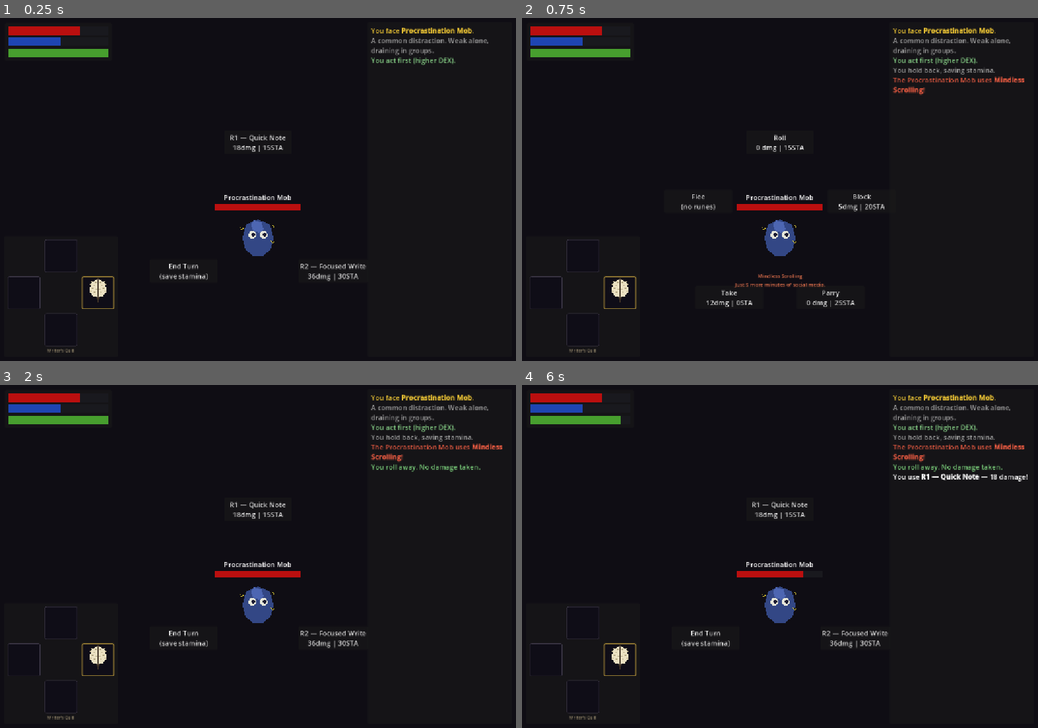
Above: before the commit, frames 1-4 (two rows, left to right).
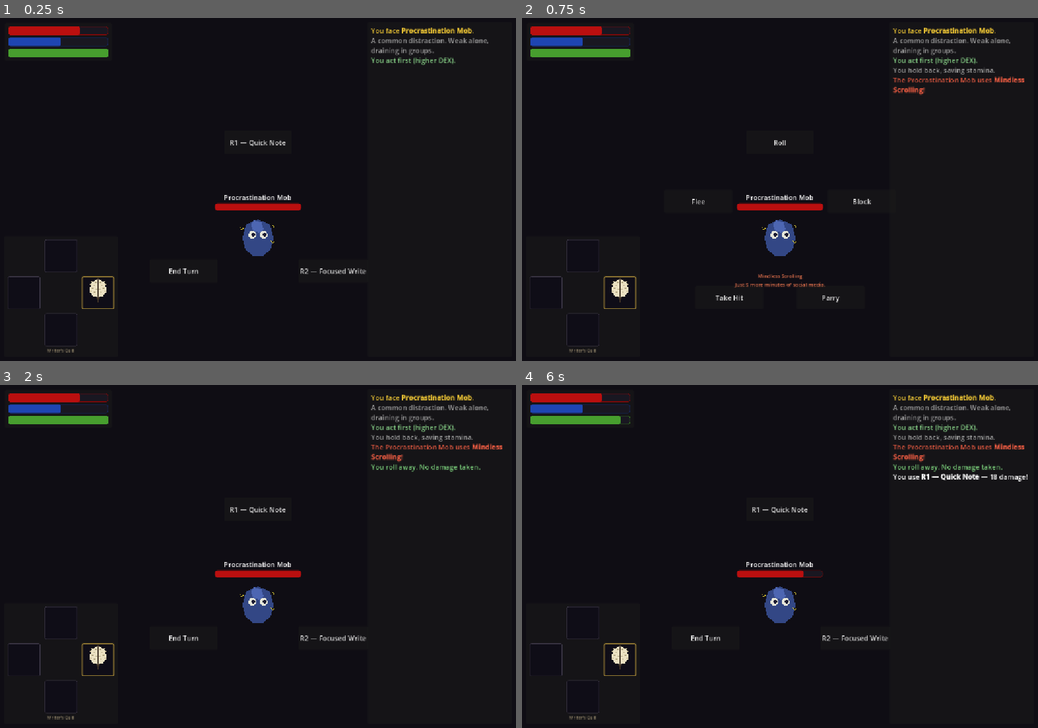
Above: after the commit, the same moments.

Repository: WRCIECH/online-ring
Game: Godot game, scene res://scenes/combat/combat.tscn
Two runs of this game, one before a commit and one after it. Both use one fixed random seed, a clock stepped at 60 frames per second and the inputs below. This scene is started directly instead of the project's main scene.
Inputs (mouse positions are in pixels of both pictures, inside the frame that each line leads up to):
- Up to frame 1 (0.25 s): no input
- Up to frame 2 (0.75 s): click "End Turn (save stamina)" (after the commit: "End Turn") at 0.5 s
- Up to frame 3 (2 s): click (258, 508) at 1.25 s, where only the run after the commit has a clickable "Roll"
- Up to frame 4 (6 s): click (780, 508) at 2 s, where only the run before the commit has a clickable "R1 — Quick Note 18dmg | 15STA"; click (780, 508) at 2.75 s, where only the run after the commit has a clickable "R1 — Quick Note"; click (857, 638) at 3.5 s, where only the run before the commit has a clickable "R2 — Focused Write 36dmg | 30…"; click (857, 638) at 4.25 s, where only the run after the commit has a clickable "R2 — Focused Write"; click "I completed this task" at 5 s; click "Confirm & Attack" at 5.75 s

The runs differ from the first frame. In frame 1, 1.0% of the frame differs, in the area x 1-71%, y 2-77%; in frame 2, 0.9%; in frame 3, 1.0%; in frame 4, 1.0%.

Commit message:
Polish combat UI: clean buttons, rounded bars, max-HP border
- Strip damage/stamina numbers from ring button labels — show only
  move/action names for a cleaner, less spreadsheet-y feel
- Round all HP/FP/STA bars (corner radius 5) on both fill and background
- Add a 1px border to each bar background tinted to the bar's own colour
  (darkened 35%) so the full max extent is always visible as a frame

Co-Authored-By: Claude Sonnet 4.6 <noreply@anthropic.com>

Diff:
--- a/scripts/combat/combat_scene.gd
+++ b/scripts/combat/combat_scene.gd
@@ -180,19 +180,15 @@
 
 	var items: Array = []
 	for move in WeaponDB.get_moveset(weapon):
-		var dmg    := WeaponDB.calc_damage(move, weapon, GameManager.stats)
 		var sta    : int = move.get("stamina_cost", 0)
 		var fp     : int = move.get("fp_cost", 0)
 		var can_use := _player_stamina >= sta and _player_fp >= fp
-		var cost_str := ""
-		if sta > 0: cost_str += " %dSTA" % sta
-		if fp  > 0: cost_str += " %dFP"  % fp
 		items.append({
-			"label":    "%s\n%ddmg |%s" % [move.name, dmg, cost_str],
+			"label":    move.name,
 			"callback": _on_attack_btn.bind(move, weapon),
 			"disabled": not can_use,
 		})
-	items.append({"label": "End Turn\n(save stamina)", "callback": _on_end_turn, "disabled": false})
+	items.append({"label": "End Turn", "callback": _on_end_turn, "disabled": false})
 	_populate_ring(items)
 
 func _on_attack_btn(move: Dictionary, weapon: Dictionary) -> void:
@@ -305,17 +301,13 @@
 	var guard_break := sta == 0
 
 	var items: Array = [
-		{"label": "Roll\n0 dmg | %dSTA" % STA_ROLL,
-		 "callback": _on_defense.bind("roll"),  "disabled": guard_break or sta < STA_ROLL},
-		{"label": "Block\n%ddmg | %dSTA" % [_current_enemy_move.get("block_damage", 0), STA_BLOCK],
-		 "callback": _on_defense.bind("block"), "disabled": guard_break or sta < STA_BLOCK},
-		{"label": "Parry\n0 dmg | %dSTA" % STA_PARRY,
-		 "callback": _on_defense.bind("parry"), "disabled": guard_break or sta < STA_PARRY},
-		{"label": "Take\n%ddmg | 0STA" % _current_enemy_move.get("damage", 0),
-		 "callback": _on_defense.bind("take"),  "disabled": false},
+		{"label": "Roll",  "callback": _on_defense.bind("roll"),  "disabled": guard_break or sta < STA_ROLL},
+		{"label": "Block", "callback": _on_defense.bind("block"), "disabled": guard_break or sta < STA_BLOCK},
+		{"label": "Parry", "callback": _on_defense.bind("parry"), "disabled": guard_break or sta < STA_PARRY},
+		{"label": "Take Hit", "callback": _on_defense.bind("take"), "disabled": false},
 	]
 	if not _enemy.get("is_boss", false):
-		items.append({"label": "Flee\n(no runes)", "callback": _on_defense.bind("flee"), "disabled": false})
+		items.append({"label": "Flee", "callback": _on_defense.bind("flee"), "disabled": false})
 
 	if guard_break:
 		_log_add("GUARD BREAK — no stamina! Only Take or Flee.", Color(0.9, 0.5, 0.1))
@@ -880,7 +872,11 @@
 func _apply_bar_color(bar: ProgressBar, color: Color) -> void:
 	var fill := StyleBoxFlat.new()
 	fill.bg_color = color
+	fill.set_corner_radius_all(5)
 	bar.add_theme_stylebox_override("fill", fill)
 	var bg := StyleBoxFlat.new()
-	bg.bg_color = Color(0.10, 0.10, 0.12)
+	bg.bg_color = Color(0.10, 0.09, 0.13)
+	bg.set_corner_radius_all(5)
+	bg.set_border_width_all(1)
+	bg.border_color = color.darkened(0.35)
 	bar.add_theme_stylebox_override("background", bg)
